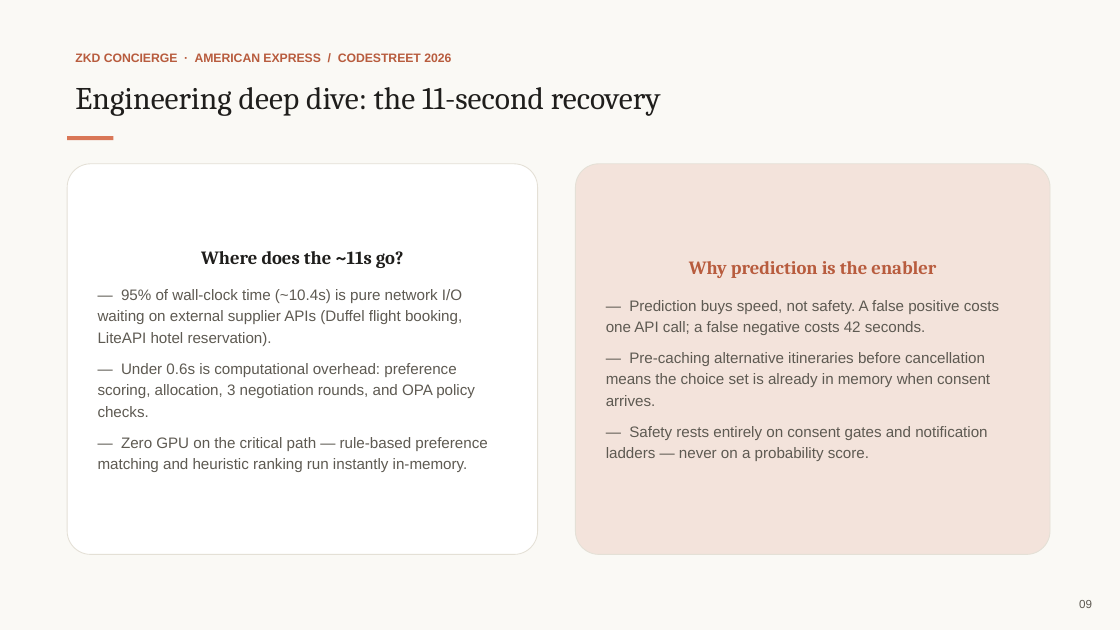
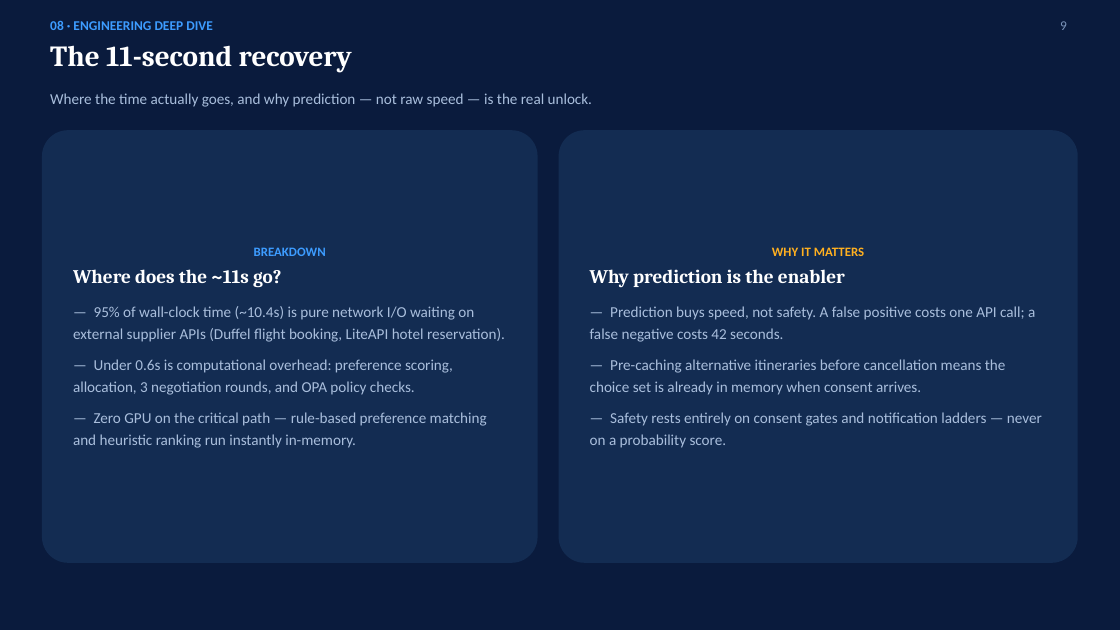
Before and after one commit to Krishna-529/amex-hackathon-2026, a slide deck: slide 9 of assets/deck/ZKD_Concierge_Codestreet_2026.pptx. Drawn at 1120x630 pixels with LibreOffice and Linux fonts; fonts in the diff are those of the drawing. Boxes give left, top, right and bottom in pixels: in the first picture for what was removed or moved away, otherwise in the second. Text is boxed around its words. In the diff, an @@ line names an element or a change of style, - is before the commit and + after.

Commit message:
Restyle pitch deck to match PPT.pptx's design system
Replace the earlier Claude-brand attempt with the team's own visual
language from assets/deck/PPT.pptx: deep navy background, electric-
blue accent (#3D9CFF), Cambria headlines over Calibri body copy, and
colored status labels (red/green/amber/purple) on flat card panels.
Content and slide structure are unchanged.

```diff
--- a/assets/deck/ZKD_Concierge_Codestreet_2026.pptx
+++ b/assets/deck/ZKD_Concierge_Codestreet_2026.pptx
@@ background #FFFFFF to #0A1B3D @@
@@ rectangle removed at [0,0,1120,630] @@
@@ text added at [50,21,213,30], 11.5 pt, text #3D9CFF, bold @@
+08 · ENGINEERING DEEP DIVE
@@ text added at [1060,21,1067,30], 11.5 pt, text #7B94BA @@
+9
@@ text at [50,45,352,73]: text changed; size 27 to 25 pt; text colour #1F1E1C to #FFFFFF; bold on @@
-Engineering deep dive: the 11-second recovery
+The 11-second recovery
@@ text removed at [75,53,451,62] @@
-ZKD CONCIERGE · AMERICAN EXPRESS / CODESTREET 2026
@@ text added at [50,93,592,107], 13 pt, text #A9BEDC @@
+Where the time actually goes, and why prediction — not raw speed — is the real unlock.
@@ rounded rectangle "BREAKDOWN": place and size @@
-rounded rectangle "BREAKDOWN" at [67,164,538,555]
+rounded rectangle "BREAKDOWN" at [42,130,538,563]
@@ rounded rectangle "BREAKDOWN" at [42,130,538,563]: fill #FFFFFF to #132C52; outline #E4E0D6 0.75 pt to none @@
@@ rectangle removed at [67,136,113,140] @@
@@ rounded rectangle "WHY IT MATTERS": place and size @@
-rounded rectangle "WHY IT MATTERS" at [576,164,1050,555]
+rounded rectangle "WHY IT MATTERS" at [559,130,1078,563]
@@ rounded rectangle "WHY IT MATTERS" at [559,130,1078,563]: fill #F3E3DB to #132C52; outline #E4E0D6 0.75 pt to none @@
@@ text in rounded rectangle at [73,269,505,448]: size 16 to 16.5 pt, text colour #1F1E1C to #FFFFFF in "Where does the ~11s go?"; font Arial to Calibri, text colour #5E5A52 to #A9BEDC; alignment centre to left; less space between paragraphs; line spacing 1.18 to 1.2 @@
@@ text in rounded rectangle at [254,247,326,256]: paragraph added @@
+BREAKDOWN
@@ text in rounded rectangle at [590,269,1042,448]: size 16 to 16.5 pt, text colour #B85C3E to #FFFFFF in "Why prediction is the enabler"; font Arial to Calibri, text colour #5E5A52 to #A9BEDC in "— Prediction buys speed, not safety. A ...", "— Pre-caching alternative itineraries before cancellation me ...", "— Safety rests entirely on consent gates ..."; alignment centre to left; less space between paragraphs; line spacing 1.18 to 1.2 @@
@@ text in rounded rectangle at [772,247,864,256]: paragraph added @@
+WHY IT MATTERS
@@ text removed at [1079,600,1092,608] @@
-09
```
Also in this commit, not shown: 9 other slides changed, 1 other file.
